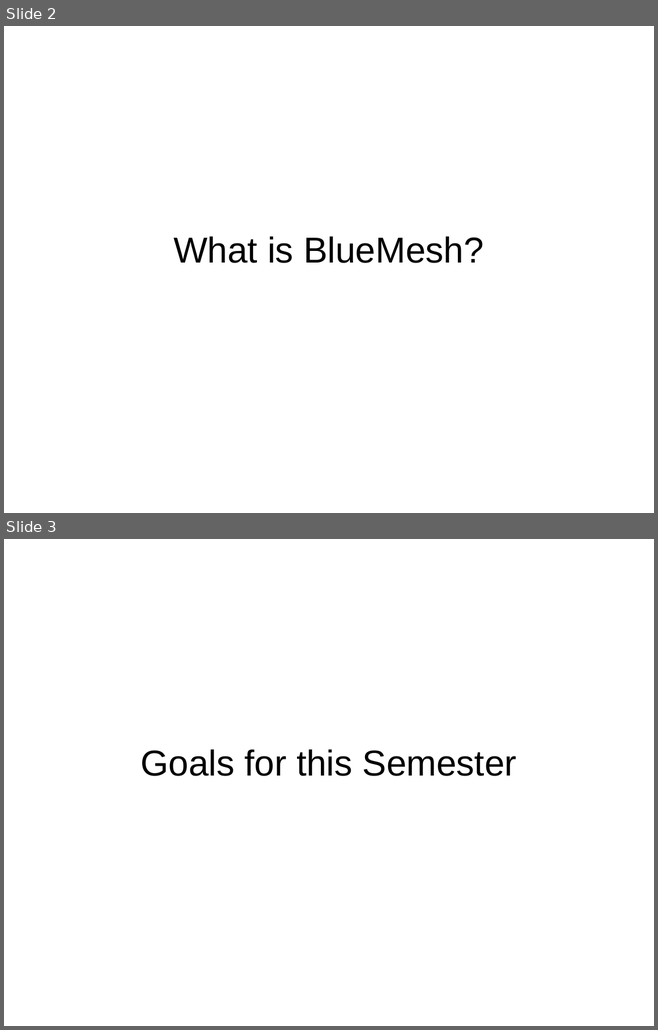
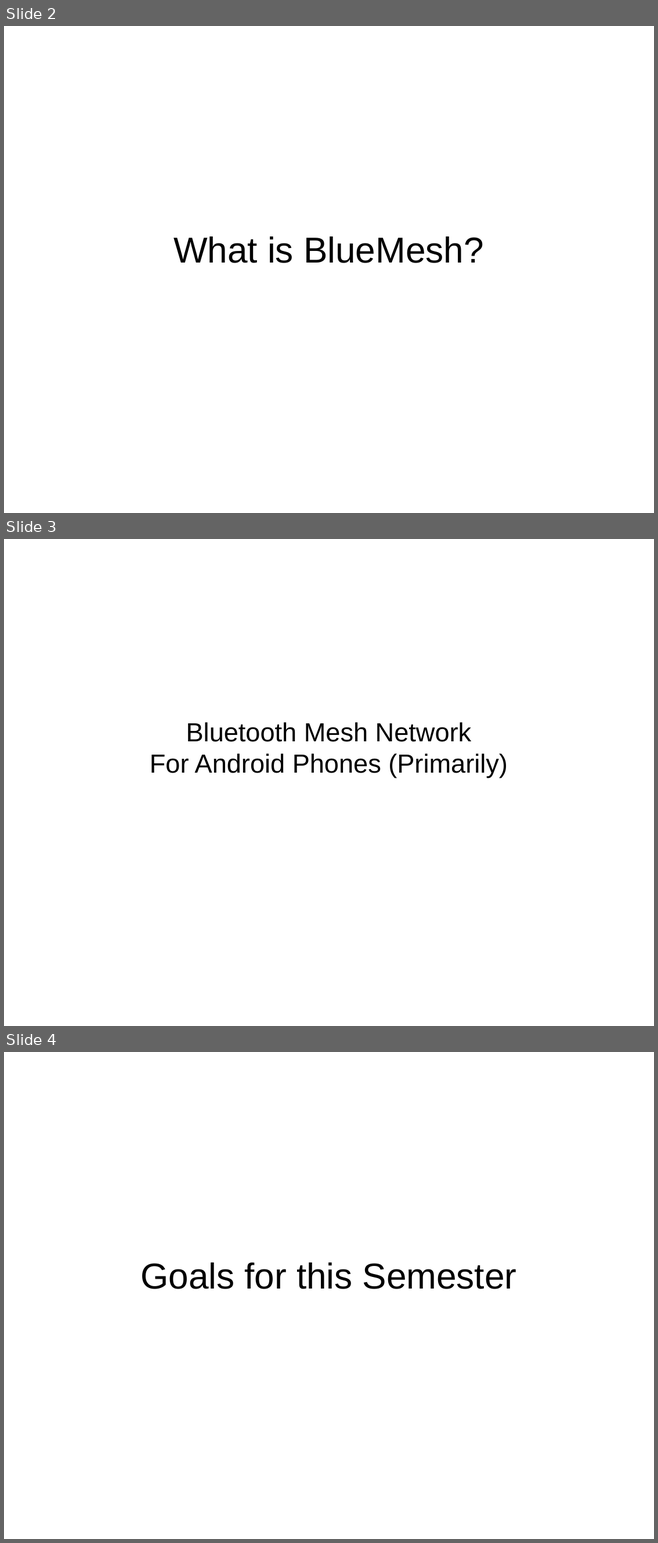
Before and after one commit to schnej7/Blue-Mesh, a slide deck: Presentations/RCOS_Presentation_2-5-2013.odp. Shown one above the other, each under a label of ours: slides 2 and 3 before the commit, slides 2, 3 and 4 after it. The pictures are 658x1030 and 658x1543 pixels, drawn with LibreOffice and Linux fonts; fonts in the diff are those of the drawing. Boxes give left, top, right and bottom in pixels: in the first picture for what was removed or moved away, otherwise in the second. Text is boxed around its words. In the diff, an @@ line names an element or a change of style, - is before the commit and + after.

```diff
--- a/Presentations/RCOS_Presentation_2-5-2013.odp
+++ b/Presentations/RCOS_Presentation_2-5-2013.odp
@@ slide 3 added at box(4, 539, 654, 1026), background #FFFFFF @@
@@ subtitle added at box(150, 722, 507, 778), 32 pt, text #000000 @@
+Bluetooth Mesh Network
+For Android Phones (Primarily)
@@ what was slide 3 is now slide 4 @@
```
Also in this commit, not shown: 7 other slides added.
